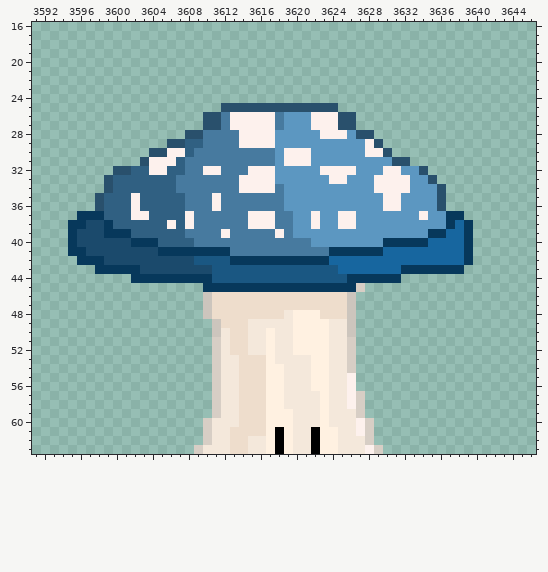
Pixel-art file: assets/art/boss/Shroom-Sheet.aseprite. Above, as it was before the edit.
3648x64 pixels, 1 frame. Colours within 5 levels of each other are drawn and written as one. Shown: x 3591..3646, y 16..63. The commit also changed other parts of the picture, which this record leaves out.
Now the later version:
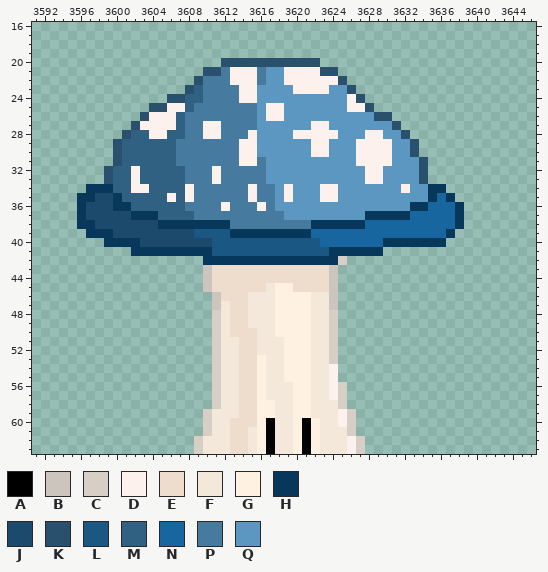
Palette (. is transparent): A #000000  B #ccc5bd  C #d7cec5  D #fdf1ed  E #eeddcc  F #f4e8db  G #fff1e1  H #07385b  J #1b4a6c  K #29506c  L #1a5782  M #306082  N #17669f  P #477a9f  Q #5c97c1
The edit:
Changed rows in their new state; - is an unchanged pixel.
first column x 3595:
20 -----------------KKKKKKKKKKK-----------------
21 ---------------KKPDDDPQQDDDDKK---------------
22 --------------KPPPDDDPQQDDDDDDK--------------
23 -------------KMPPPPDDQQQQDDDDQQK-------------
24 -----------KKMMPPPPDDQQQQQQQQQQDK------------
25 ---------KKDDMPPPPPPPQDDQQQQQQQDDK-----------
26 --------KDDDMPPPP-PPPQ-D---QQQQQQQKK---------
27 -------KDDDDMPPDD-PPPQQQ-----QQQQQQQK--------
28 ------KMMDDMMPPDD--P-QQ--DDD--Q-QDDQQK-------
29 -----KMMMMMMPPP------QQ----DD---D-DDQQK------
30 -----KMMMMMMPP-----DDQQ-QQQDD---D--DQQK------
31 -----KMMMMMMP------DD-Q-QQQ-----DDDDQQQK-----
32 ----KMMD-MM----P----PPQ-----QQQQ-DDQQ--------
33 -------D----M---D--PPPQ------QQ--D-QQQ-K.----
34 --HHH--DD---MD-----P-PPQD---DD----QQQ---HH---
35 -HHJJH-M---D-D--P---D--QD---DD-----QQ---HNH--
36 -HJJJHHM--------PD---D-Q-----------QQ-HHNNNH-
37 --JJJJJHHH---M------PPP-Q--Q--QQ-HHHHHNNNNN--
38 .-H-JJJJJJHHHHHHHH--PPP--PPHHHHHHNNNNNNNNNNH.
39 ..HH-JJJJJJJJJLLLLHHHHHHHHHNNNNNNNNNNNNNNNH..
40 ....HHH-JJJJJJJJLLLLLLLLLLLLNNNNNNN-----HH...
41 .......HHH------LLLLLLLLLLLLL------..........
42 -..............HHH-----------HC..............
43 ---............BEEEEEEEEEEEEEB..............-
44 -------........BEEEEEEEEEEEEEB.......--------
45 ---------------BEEEEEEFGGEEEEB...------------
46 ---------------.B---FFFGGGGFFB..-------------
47 ---------------.BF--FFFGGGGFFB..-------------
48 ---------------.CF--FFFGG--FFC..-------------
49 ----------------CF-----GG--FFC..-------------
50 ----------------C---E-FGG--FFC..-------------
51 ------------------F-E-F-G--FFC..-------------
52 ------------------F-E-F-G--FFC..-------------
53 ---------------------GF-GGGFFC..-------------
54 ---------------------GFFGGGFFD..-------------
55 ---------------------GFFGGGFFD..-------------
56 ---------------------GFF-GGFFDC.-------------
57 ---------------------GFF-GG-FDC..------------
58 ---------------------G-F-GG-F-C..------------
59 ---------------CF----G-FFGG-F-DC.------------
60 ------------------E--GAFFGAGF-DC..-----------
61 --------------------FGAFFGAGFF-C..-----------
62 --------------CF-----GAFFGAGFF-DC.-----------
63 ---------------------GAFFGAGFF-DC..----------
